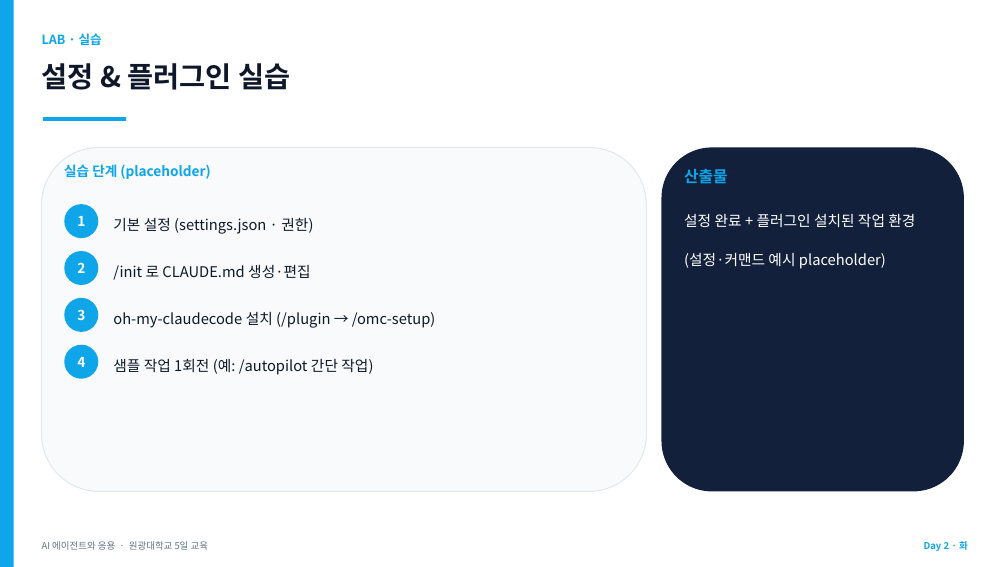
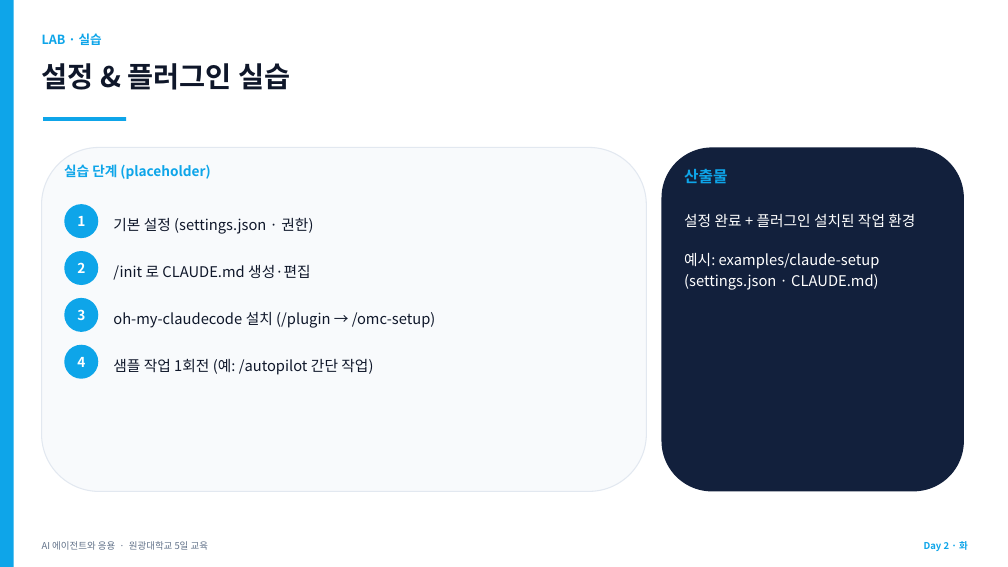
Before and after one commit to jyshin-22/wku-ai-agent-program, a slide deck: slide 33 of slides/day2.pptx. Drawn at 1008x567 pixels with LibreOffice and Linux fonts; fonts in the diff are those of the drawing. Boxes give left, top, right and bottom in pixels: in the first picture for what was removed or moved away, otherwise in the second. Text is boxed around its words. In the diff, an @@ line names an element or a change of style, - is before the commit and + after.

```diff
--- a/slides/day2.pptx
+++ b/slides/day2.pptx
@@ text at <box>684,214,915,290</box>: text changed @@
-설정 완료 + 플러그인 설치된 작업 환경
-(설정·커맨드 예시 placeholder)
+설정 완료 + 플러그인 설치된 작업 환경
+예시: examples/claude-setup (settings.json · CLAUDE.md)
```
Also in this commit, not shown: 1 other slide changed, 11 other files.
